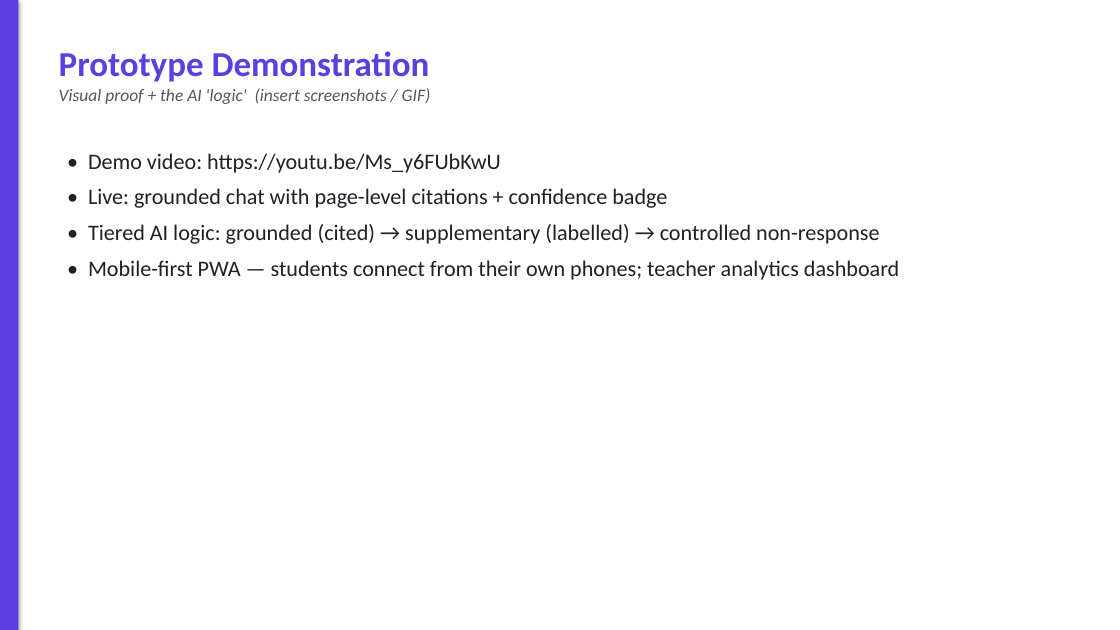
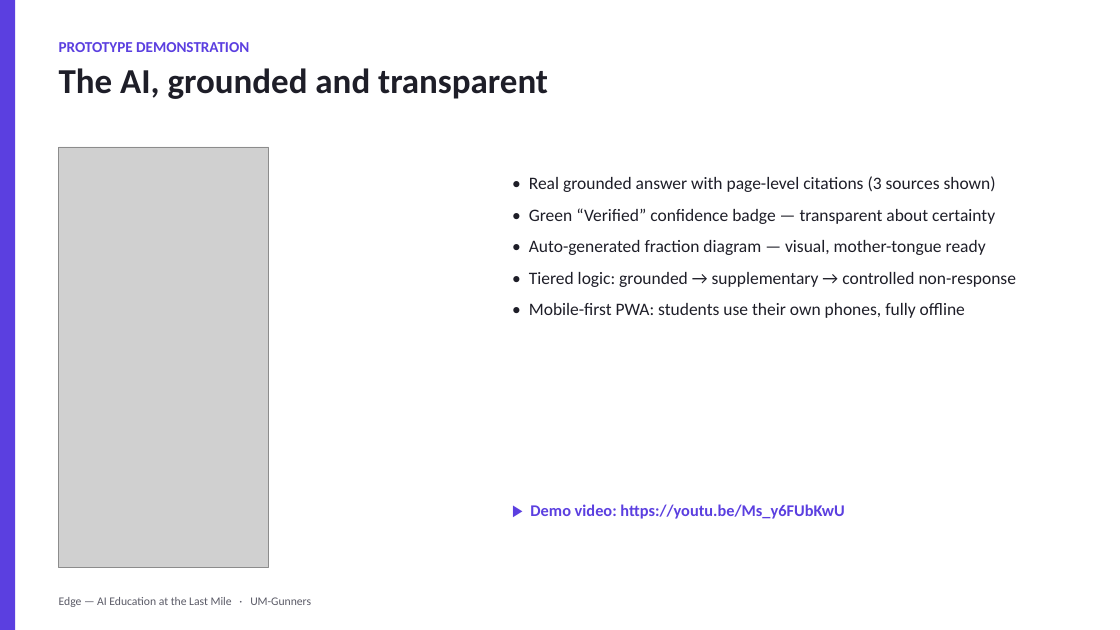
Before and after one commit to fciacia/EduNode, a slide deck: slide 9 of docs/AI for Education_University of Malaya_UM-Gunners_PitchDeck.pptx. Drawn at 1120x630 pixels with LibreOffice and Linux fonts; fonts in the diff are those of the drawing; grey boxes stand for pictures. Boxes give left, top, right and bottom in pixels: in the first picture for what was removed or moved away, otherwise in the second. Text is boxed around its words. In the diff, an @@ line names an element or a change of style, - is before the commit and + after.

Commit message:
docs: upgrade pitch deck — charts, architecture diagram, stat cards, screenshot
Rebuilds the deck visually: before/after language-bias chart, RAG-quality chart,
a 4-agent architecture diagram, problem->fix rows, big stat callouts, two-column
comparison, scalability roadmap, and a real grounded-answer product screenshot
(Verified badge + citations + diagram). Metrics remain the real measured values.

```diff
--- a/docs/AI for Education_University of Malaya_UM-Gunners_PitchDeck.pptx
+++ b/docs/AI for Education_University of Malaya_UM-Gunners_PitchDeck.pptx
@@ rectangle at [0,0,15,630]: shadow off @@
@@ text at [59,42,548,99]: text changed; size 15 to 30 pt; text colour #555560 to #1E1E28; bold on; italic off @@
-Prototype Demonstration
-Visual proof + the AI 'logic' (insert screenshots / GIF)
+PROTOTYPE DEMONSTRATION
+The AI, grounded and transparent
@@ picture added at [59,147,269,567] @@
@@ text at [529,176,1016,318]: text changed; size 19 to 15 pt; text colour #202028 to #1E1E28 @@
-• Demo video: https://youtu.be/Ms_y6FUbKwU
-• Live: grounded chat with page-level citations + confidence badge
-• Tiered AI logic: grounded (cited) → supplementary (labelled) → controlled non-response
-• Mobile-first PWA — students connect from their own phones; teacher analytics dashboard
+• Real grounded answer with page-level citations (3 sources shown)
+• Green “Verified” confidence badge — transparent about certainty
+• Auto-generated fraction diagram — visual, mother-tongue ready
+• Tiered logic: grounded → supplementary → controlled non-response
+• Mobile-first PWA: students use their own phones, fully offline
@@ text added at [530,504,844,519], 14 pt, text #5B3FE0, bold @@
+▶ Demo video: https://youtu.be/Ms_y6FUbKwU
@@ text added at [59,597,311,607], 10 pt, text #5A5A66 @@
+Edge — AI Education at the Last Mile · UM-Gunners
```
Also in this commit, not shown: 11 other slides changed, 3 slides added, 3 slides removed, 3 other files.
